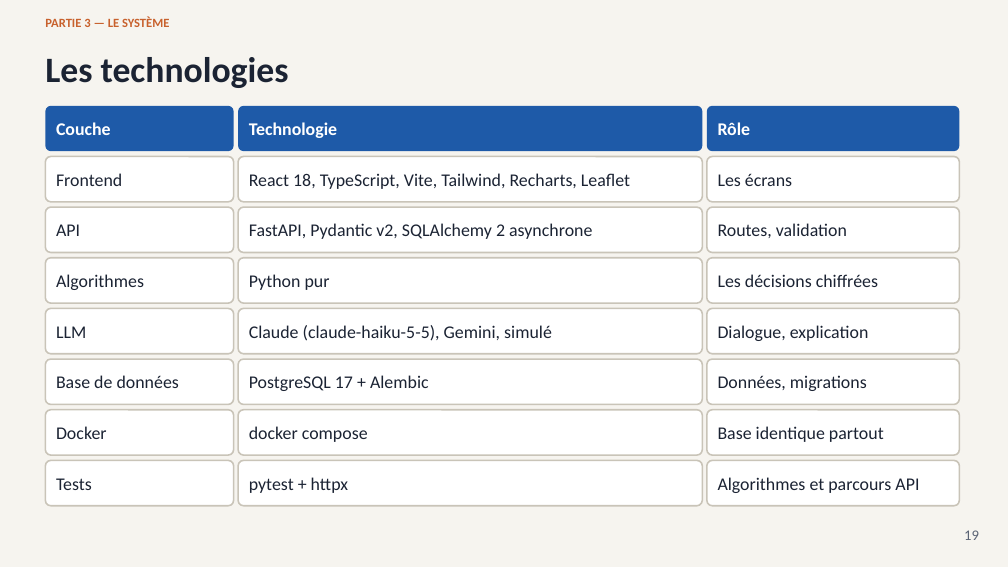
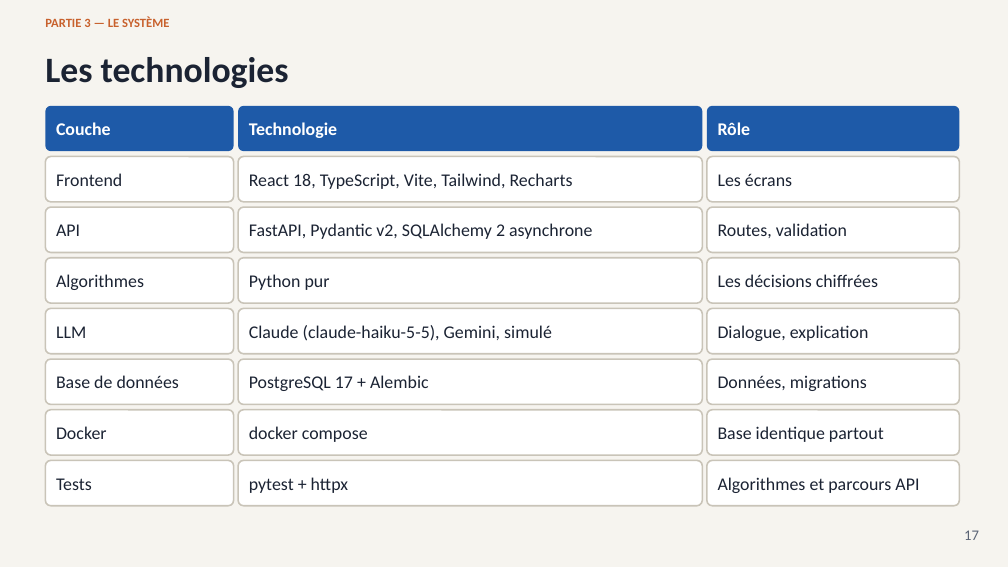
Before and after one commit to andokevin/smartbricks, a slide deck: slide 17 of docs/SmartBricks_presentation.pptx (slide 19 before the commit). Drawn at 1008x567 pixels with LibreOffice and Linux fonts; fonts in the diff are those of the drawing. Boxes give left, top, right and bottom in pixels: in the first picture for what was removed or moved away, otherwise in the second. Text is boxed around its words. In the diff, an @@ line names an element or a change of style, - is before the commit and + after.

```diff
--- a/docs/SmartBricks_presentation.pptx
+++ b/docs/SmartBricks_presentation.pptx
@@ text in rounded rectangle at (249, 173, 573, 189): text changed @@
-React 18, TypeScript, Vite, Tailwind, Recharts, Leaflet
+React 18, TypeScript, Vite, Tailwind, Recharts
@@ text at (964, 530, 979, 540): text changed @@
-19
+17
```
Also in this commit, not shown: 18 other slides changed, 2 slides removed, 3 other files.
